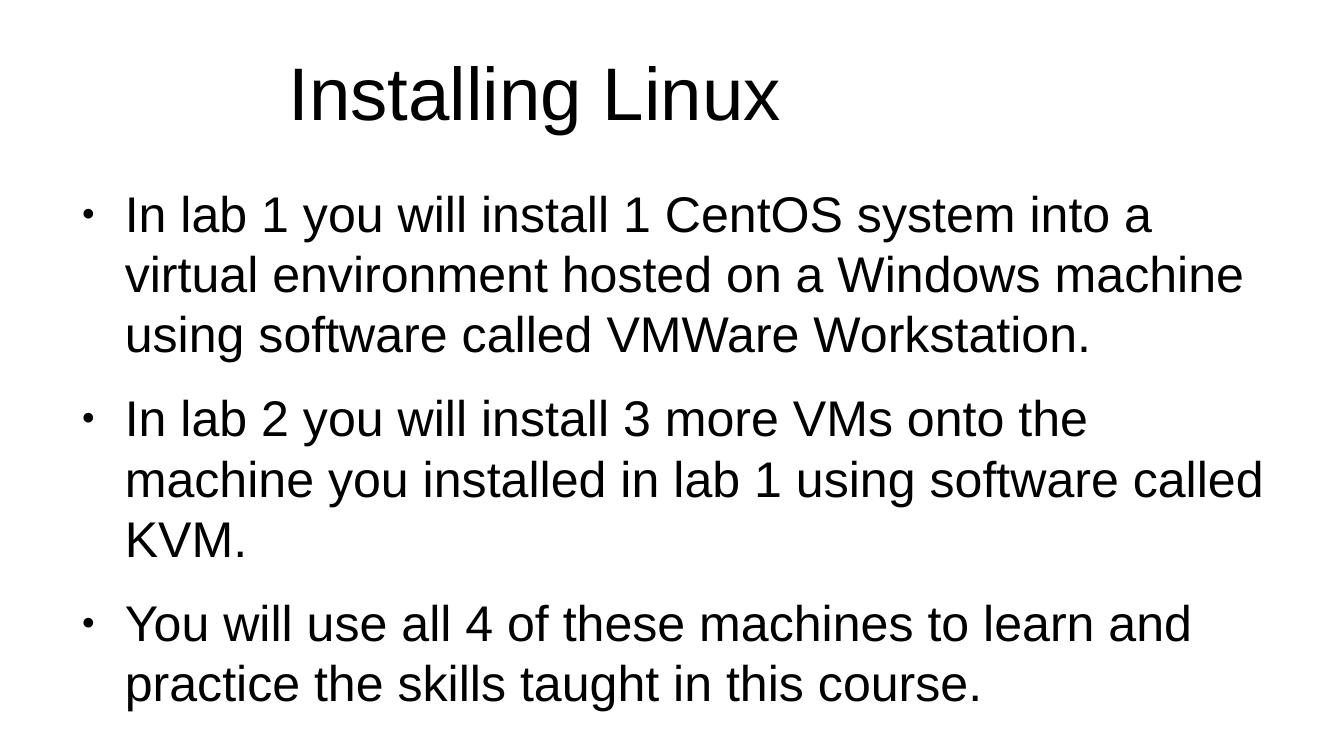
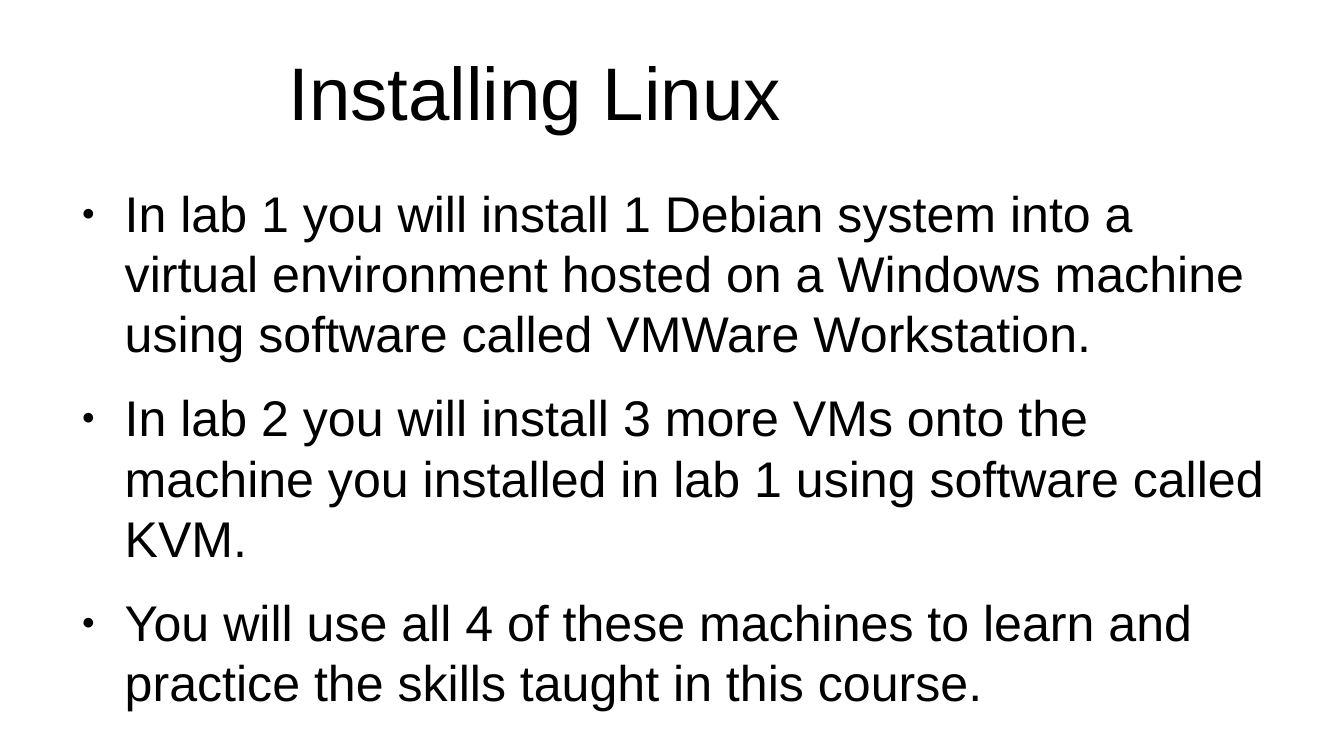
Before and after one commit to Seneca-ICTOER/OSL740, a slide deck: slide 4 of static/slides/w1-l2.pptx. Drawn at 1344x756 pixels with LibreOffice and Linux fonts; fonts in the diff are those of the drawing; background and template pictures are left out. Boxes give left, top, right and bottom in pixels: in the first picture for what was removed or moved away, otherwise in the second. Text is boxed around its words. In the diff, an @@ line names an element or a change of style, - is before the commit and + after.

```diff
--- a/static/slides/w1-l2.pptx
+++ b/static/slides/w1-l2.pptx
@@ text at box(125, 195, 1244, 362): text changed @@
-● In lab 1 you will install 1 CentOS system into a virtual environment hosted on a Windows machine using software called VMWare Workstation.
+● In lab 1 you will install 1 Debian system into a virtual environment hosted on a Windows machine using software called VMWare Workstation.
```
Also in this commit, not shown: 1 other file.
